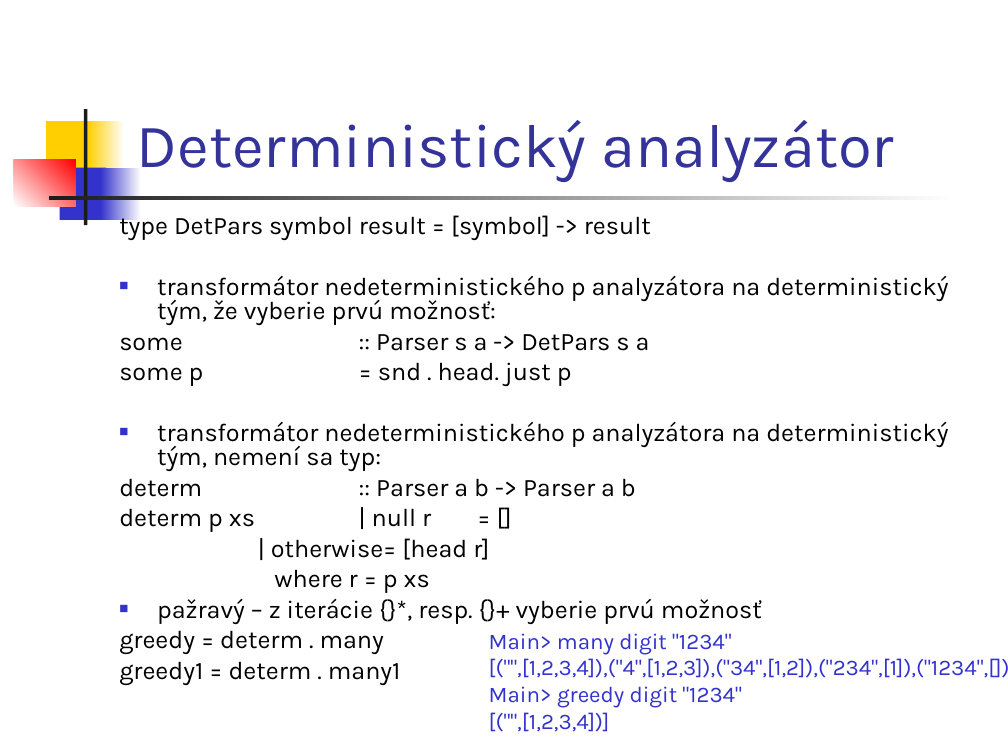
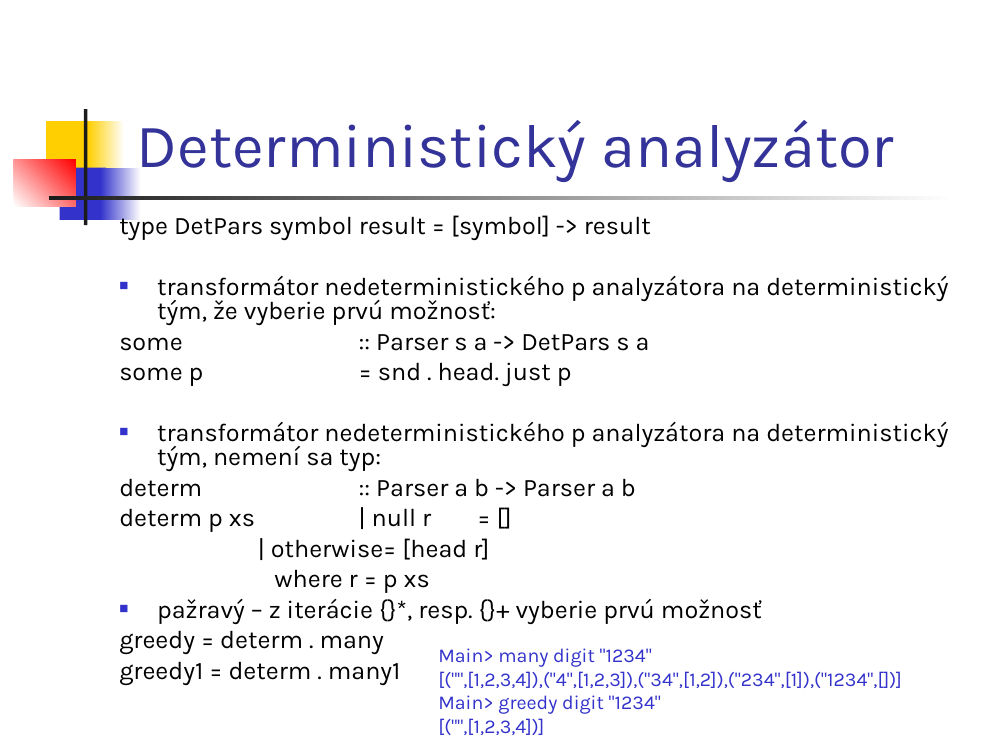
Before and after one commit to Funkcionalne/Prednasky, a slide deck: slide 16 of 09/09_fpro.ppt. Drawn at 1008x756 pixels with LibreOffice and Linux fonts; fonts in the diff are those of the drawing. Boxes give left, top, right and bottom in pixels: in the first picture for what was removed or moved away, otherwise in the second. Text is boxed around its words. In the diff, an @@ line names an element or a change of style, - is before the commit and + after.

```diff
--- a/09/09_fpro.ppt
+++ b/09/09_fpro.ppt
@@ text "Main> many digit "1234"": place and size @@
-text "Main> many digit "1234"" at [489, 633, 1008, 732]
+text "Main> many digit "1234"" at [438, 648, 902, 735]
@@ text "Main> many digit "1234"" at [438, 648, 902, 735]: size 16 to 14 pt @@
```
Also in this commit, not shown: 7 other slides changed, 4 other files.
